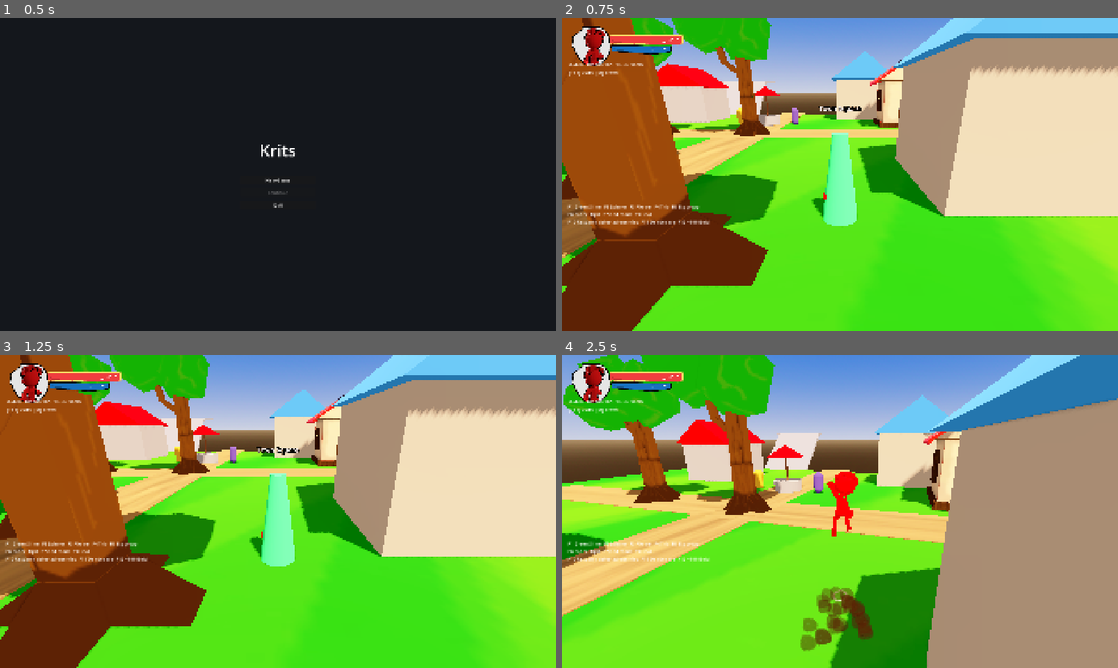
Above: before the commit, frames 1-4 (two rows, left to right).
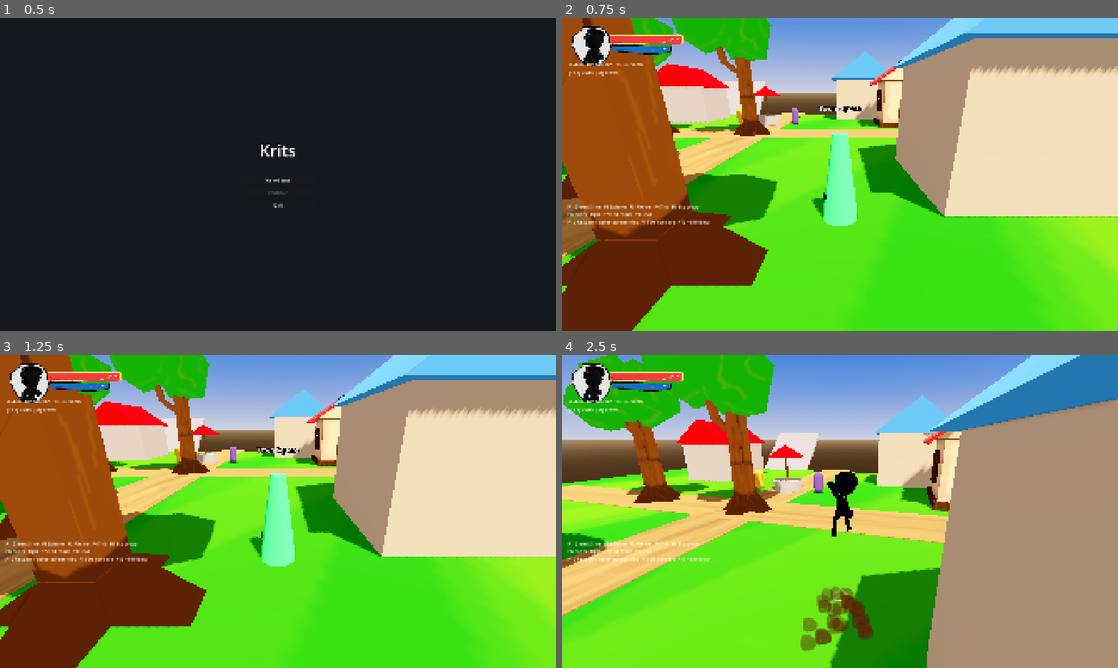
Above: after the commit, the same moments.

Repository: doggoanim/Krits
Game: Godot game, scene res://ui/main_menu.tscn
Same seed, same stepped clock (60 frames per second), same inputs: the game is played once before the commit and once after it.
Inputs (mouse positions are in pixels of both pictures, inside the frame that each line leads up to):
- Up to frame 1 (0.5 s): no input
- Up to frame 2 (0.75 s): click "New Game" at 0.5 s
- Up to frame 3 (1.25 s): no input
- Up to frame 4 (2.5 s): tap Enter at 1.25 s; move the mouse to (867, 511) at 1.27 s; hold Ctrl (crouch_pound) 1.28-2.03 s; hold W (move_forward) from 1.28 s (still down); click (867, 511) at 1.42 s; tap Space (jump) at 1.52, 2.27 s; move the mouse to (812, 511) at 2.02 s; tap E (interact) at 2.1 s

Frame 1 is identical in both runs. In frame 2, 0.3% of the frame differs, in the area x 3-48%, y 3-58%; in frame 3, 0.3%; in frame 4, 0.8%, in the area x 3-54%, y 3-58%.

Commit message:
Temporary: show raw albedo_color alone, no texture, for diagnosis
Narrowing down whether ModelUtil is passing a black albedo_color
into the material (vs. the texture sampling being the black culprit).
Restore once confirmed.

Co-Authored-By: Claude Sonnet 5 <noreply@anthropic.com>
Claude-Session: https://claude.ai/code/session_01TYpdm1jACUqsWG6yyTxbgm

Diff:
--- a/shading/toon.gdshader
+++ b/shading/toon.gdshader
@@ -46,10 +46,11 @@
 uniform vec4 specular_color : source_color = vec4(1.0, 1.0, 1.0, 1.0);
 
 void fragment() {
-	// TEMPORARY DIAGNOSTIC — hardcoded red, bypassing texture/color entirely,
-	// to confirm the ShaderMaterial pipeline itself is even rendering this
-	// mesh at all before suspecting anything subtler. Restore once confirmed.
-	ALBEDO = vec3(1.0, 0.0, 0.0);
+	// TEMPORARY DIAGNOSTIC — shows the raw albedo_color parameter alone, no
+	// texture involved, to see whether the color passed in from ModelUtil is
+	// itself black (vs. the texture being the black one). Restore once
+	// confirmed.
+	ALBEDO = albedo_color.rgb;
 	ALPHA = 1.0;
 
 	vec4 tex = texture(albedo_texture, UV);
